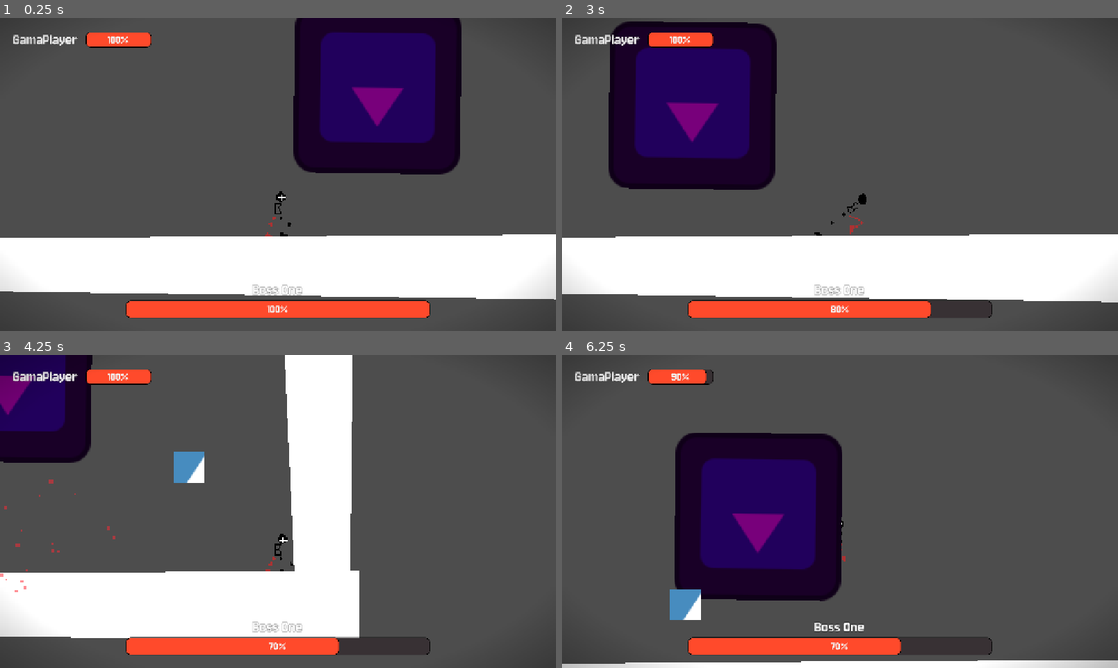
Above: before the commit, frames 1-4 (two rows, left to right).
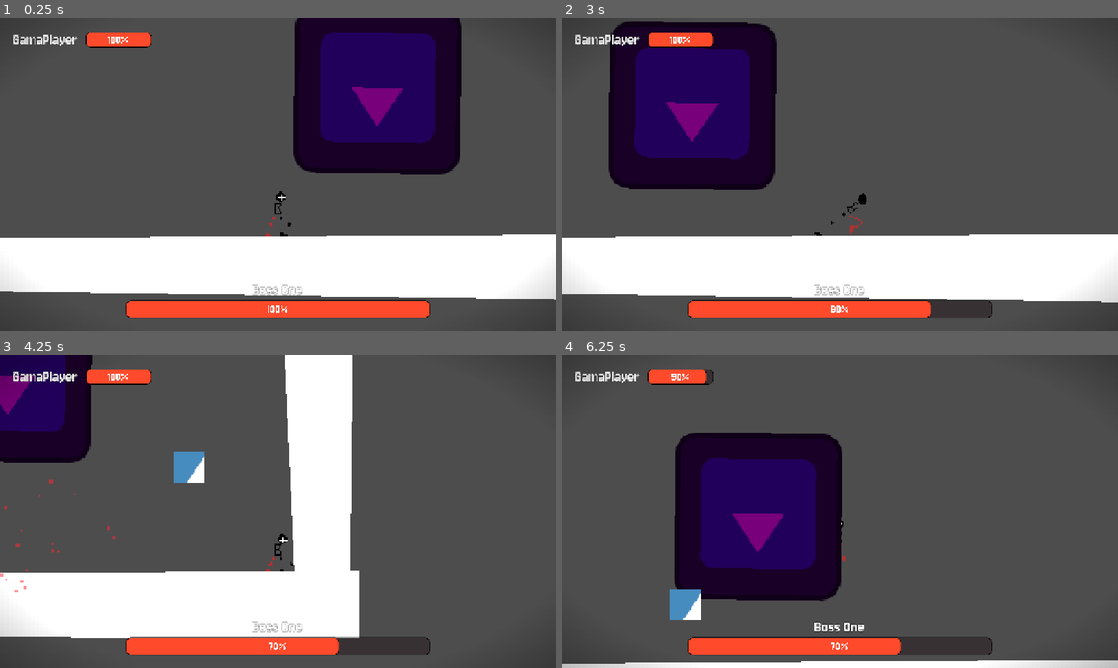
Above: after the commit, the same moments.

Repository: Jeremy-81/GamaBanda
Game: Godot game, scene res://scenes/boss_fight.tscn
Same seed, same stepped clock (60 frames per second), same inputs: the game is played once before the commit and once after it. This scene is started directly instead of the project's main scene. The engine's default icon, where the game draws it, is replaced by a stand-in: a white triangle on a blue panel in a dark square.
Inputs (mouse positions are in pixels of both pictures, inside the frame that each line leads up to):
- Up to frame 1 (0.25 s): no input
- Up to frame 2 (3 s): move the mouse to (962, 158) at 0.52 s; press the mouse at (962, 158) at 0.53 s; hold D (go_right) 0.53-2.03 s; tap Space (jump) at 0.77, 1.52 s; move the mouse to (728, 190) at 1.27 s; release the mouse at (728, 190) at 1.28 s; click (728, 190) at 1.35 s; move the mouse to (895, 105) at 2.02 s; press the mouse at (895, 105) at 2.03 s; hold A (go_left) 2.03-2.78 s; tap Shift (dash) at 2.1 s; move the mouse to (812, 237) at 2.77 s; release the mouse at (812, 237) at 2.78 s; hold D (go_right) from 2.78 s (still down); click (812, 237) at 2.85 s
- Up to frame 3 (4.25 s): keep holding D (go_right); tap Space (jump) at 3.02, 3.77 s; move the mouse to (444, 558) at 3.52 s; press the mouse at (444, 558) at 3.53 s
- Up to frame 4 (6.25 s): move the mouse to (673, 464) at 4.27 s; release D (go_right) at 4.28 s; release the mouse at (673, 464) at 4.28 s; hold A (go_left) 4.28-5.03 s; tap Shift (dash) at 4.35 s; tap Space (jump) at 4.52, 6.02 s; click (673, 464) at 4.55 s; move the mouse to (867, 511) at 5.02 s; press the mouse at (867, 511) at 5.03 s; hold D (go_right) 5.03-5.78 s; move the mouse to (756, 433) at 5.77 s; release the mouse at (756, 433) at 5.78 s; hold A (go_left) from 5.78 s (still down); click (756, 433) at 5.85 s

The runs differ from the first frame. In frame 1, 0.3% of the frame differs, in the area x 2-83%, y 0-95%; in frame 2, 0.3%; in frame 3, 0.3%; in frame 4, 0.3%, in the area x 2-55%, y 5-95%.

Commit message:
Added a simple tutorial scene

Diff:
--- a/project.godot
+++ b/project.godot
@@ -74,5 +74,6 @@
 
 [rendering]
 
+textures/canvas_textures/default_texture_filter=0
 rendering_device/driver.windows="d3d12"
 renderer/rendering_method="mobile"
--- /dev/null
+++ b/scenes/boss_attacks/hand_fall_attack/hand_fall_attack.gd
@@ -0,0 +1,7 @@
+extends Hitbox
+
+@export var fall_speed = 1000.0;
+
+func _physics_process(delta):
+	position.y += fall_speed * delta;
+	pass;
--- /dev/null
+++ b/scenes/boss_attacks/hand_fall_attack/hand_fall_attack.tscn
@@ -0,0 +1,22 @@
+[gd_scene format=3 uid="uid://bxhlr7x4n4rmk"]
+
+[ext_resource type="Script" uid="uid://k8eewg76tfs3" path="res://scenes/boss_attacks/hand_fall_attack/hand_fall_attack.gd" id="1_pya30"]
+[ext_resource type="Texture2D" uid="uid://61wvyl0hmq1o" path="res://icon.svg" id="2_ruhfv"]
+
+[sub_resource type="RectangleShape2D" id="RectangleShape2D_pya30"]
+size = Vector2(120, 40)
+
+[node name="HandFallAttack" type="Area2D" unique_id=258136374 node_paths=PackedStringArray("entity")]
+script = ExtResource("1_pya30")
+fall_speed = 3000.0
+entity = NodePath(".")
+damage = 50.0
+hit_on_touch = true
+metadata/_custom_type_script = "uid://ct2ao5y04qtji"
+
+[node name="Sprite2D" type="Sprite2D" parent="." unique_id=702656059]
+scale = Vector2(1, 0.435)
+texture = ExtResource("2_ruhfv")
+
+[node name="CollisionShape2D" type="CollisionShape2D" parent="." unique_id=299662463]
+shape = SubResource("RectangleShape2D_pya30")
--- /dev/null
+++ b/scenes/boss_attacks/laugh_attack/laugh_attack.gd
@@ -0,0 +1,28 @@
+extends Hitbox
+
+@export var speed : float = 2400.0;
+@export var lifetime : float = 1.0;
+@export var objective : Node2D;
+var direction : Vector2;
+
+func _ready():
+	$LifeTimer.start(lifetime - 0.4);
+	direction = global_position.direction_to(objective.global_position);
+	rotation = global_position.angle_to_point(objective.global_position);
+	if rotation_degrees > 90.0 or rotation_degrees < -90.0:
+		rotation += PI;
+	pass;
+
+func _physics_process(delta):
+	position += direction * delta * speed;
+	pass;
+
+
+func _on_life_timer_timeout():
+	var tween = get_tree().create_tween();
+	tween.tween_property($Label, "visible_ratio", 0.0, 0.4);
+	tween.parallel();
+	tween.tween_property(self, "modulate:a", 0.0, 0.4);
+	tween.tween_callback(queue_free);
+	tween.play();
+	pass;
--- /dev/null
+++ b/scenes/boss_attacks/laugh_attack/laugh_attack.tscn
@@ -0,0 +1,41 @@
+[gd_scene format=3 uid="uid://dtictd2rlmcds"]
+
+[ext_resource type="Script" uid="uid://c534fct84mkiw" path="res://scenes/boss_attacks/laugh_attack/laugh_attack.gd" id="1_d6gqr"]
+[ext_resource type="FontFile" uid="uid://chla6mhf6wpl0" path="res://assets/fonts/Jersey_10/Jersey10-Regular.ttf" id="2_326ms"]
+
+[sub_resource type="LabelSettings" id="LabelSettings_d6gqr"]
+font = ExtResource("2_326ms")
+font_size = 100
+outline_size = 12
+outline_color = Color(0, 0, 0, 1)
+shadow_size = 12
+shadow_color = Color(0, 0, 0, 1)
+shadow_offset = Vector2(0, 3.12)
+
+[sub_resource type="RectangleShape2D" id="RectangleShape2D_d6gqr"]
+size = Vector2(260, 60)
+
+[node name="LaughAttack" type="Area2D" unique_id=218304327]
+collision_layer = 0
+collision_mask = 0
+monitorable = false
+script = ExtResource("1_d6gqr")
+speed = 1000.0
+lifetime = null
+metadata/_custom_type_script = "uid://ct2ao5y04qtji"
+
+[node name="Label" type="Label" parent="." unique_id=52620194]
+grow_horizontal = 2
+grow_vertical = 2
+text = "HAHAHA"
+label_settings = SubResource("LabelSettings_d6gqr")
+horizontal_alignment = 1
+vertical_alignment = 1
+
+[node name="CollisionShape2D" type="CollisionShape2D" parent="." unique_id=1249291259]
+shape = SubResource("RectangleShape2D_d6gqr")
+
+[node name="LifeTimer" type="Timer" parent="." unique_id=612783027]
+one_shot = true
+
+[connection signal="timeout" from="LifeTimer" to="." method="_on_life_timer_timeout"]
--- /dev/null
+++ b/scenes/levels/backstage_1/backstage_1.gd
@@ -0,0 +1,33 @@
+extends Node
+
+func _ready():
+	$Player/CameraTransform.remote_path = $Camera2D.get_path();
+
+	for static_platform in $StaticPlatforms.get_children():
+		var platform_body := StaticBody2D.new();
+		var platform_collision := CollisionPolygon2D.new();
+		platform_collision.polygon = static_platform.polygon;
+		platform_body.add_child(platform_collision);
+		static_platform.add_child(platform_body);
+		pass;
+	pass;
+
+func _laught_circle_attack():
+	var laught_scene := preload("res://scenes/boss_attacks/laugh_attack/laugh_attack.tscn");
+	var attack_direction = Vector2.UP * 800.0;
+
+	for i in range(5):
+		var laught = laught_scene.instantiate();
+
+		laught.position = $Player.global_position + attack_direction.rotated(TAU / 5.0 * i);
+		laught.objective = $Player;
+		laught.lifetime = 800.0 / laught.speed * 1.5;
+
+		add_child(laught);
+
+	pass;
+
+
+func _on_hand_fall_timer_timeout():
+	_laught_circle_attack();
+	pass;
--- /dev/null
+++ b/scenes/levels/backstage_1/backstage_1.tscn
@@ -0,0 +1,93 @@
+[gd_scene format=3 uid="uid://coo7fviol5th3"]
+
+[ext_resource type="Script" uid="uid://dvrldnci314mb" path="res://scenes/levels/backstage_1/backstage_1.gd" id="1_ebnwq"]
+[ext_resource type="PackedScene" uid="uid://btg0d1sc8nd3r" path="res://scenes/objects/player/player.tscn" id="1_q63md"]
+[ext_resource type="Texture2D" uid="uid://bchj10suhlit2" path="res://assets/level/floor.png" id="3_7k31f"]
+[ext_resource type="Texture2D" uid="uid://brslvtbp3rqb6" path="res://assets/level/frame_off.png" id="4_rlj65"]
+[ext_resource type="Texture2D" uid="uid://56cat0h7lfsa" path="res://assets/level/frame_on.png" id="5_rlj65"]
+
+[sub_resource type="Animation" id="Animation_rlj65"]
+length = 0.001
+tracks/0/type = "value"
+tracks/0/imported = false
+tracks/0/enabled = true
+tracks/0/path = NodePath("FrameOn:modulate")
+tracks/0/interp = 1
+tracks/0/loop_wrap = true
+tracks/0/keys = {
+"times": PackedFloat32Array(0),
+"transitions": PackedFloat32Array(1),
+"update": 0,
+"values": [Color(1, 1, 1, 0)]
+}
+
+[sub_resource type="Animation" id="Animation_xf48k"]
+resource_name = "frame_blink"
+loop_mode = 1
+tracks/0/type = "value"
+tracks/0/imported = false
+tracks/0/enabled = true
+tracks/0/path = NodePath("FrameOn:modulate")
+tracks/0/interp = 1
+tracks/0/loop_wrap = true
+tracks/0/keys = {
+"times": PackedFloat32Array(0, 0.5, 1),
+"transitions": PackedFloat32Array(1, 3.732125, 1.4640931),
+"update": 0,
+"values": [Color(1, 1, 1, 1), Color(1, 1, 1, 0), Color(1, 1, 1, 1)]
+}
+
+[sub_resource type="AnimationLibrary" id="AnimationLibrary_pt1xq"]
+_data = {
+&"RESET": SubResource("Animation_rlj65"),
+&"frame_blink": SubResource("Animation_xf48k")
+}
+
+[node name="Backstage1" type="Node" unique_id=192916966]
+script = ExtResource("1_ebnwq")
+
+[node name="Player" parent="." unique_id=2105575625 instance=ExtResource("1_q63md")]
+position = Vector2(-2325, 372)
+
+[node name="Camera2D" type="Camera2D" parent="." unique_id=1538928803]
+zoom = Vector2(0.75, 0.75)
+
+[node name="StaticPlatforms" type="Node" parent="." unique_id=1097559836]
+
+[node name="Polygon2D" type="Polygon2D" parent="StaticPlatforms" unique_id=834708997]
+position = Vector2(-308, -23)
+color = Color(1, 1, 1, 0)
+polygon = PackedVector2Array(-1973, 589, 2562, 571, 2621, -978, 2842, -932, 2819, 801, -2208, 911, -2194, -927, -2107, -817)
+
+[node name="Polygon2D2" type="Polygon2D" parent="StaticPlatforms" unique_id=1145942782]
+polygon = PackedVector2Array(-1234, 327, -1004, 313, -1032, 589, -1229, 585)
+
+[node name="Back" type="Parallax2D" parent="." unique_id=1750456039]
+metadata/_edit_lock_ = true
+
+[node name="Sprite2D" type="Sprite2D" parent="Back" unique_id=913168728]
+scale = Vector2(4, 4)
+texture = ExtResource("3_7k31f")
+metadata/_edit_lock_ = true
+
+[node name="Front" type="Parallax2D" parent="." unique_id=1986818313]
+metadata/_edit_lock_ = true
+
+[node name="FrameOff" type="Sprite2D" parent="Front" unique_id=231921046]
+scale = Vector2(4, 4)
+texture = ExtResource("4_rlj65")
+metadata/_edit_lock_ = true
+
+[node name="FrameOn" type="Sprite2D" parent="Front" unique_id=1758273274]
+modulate = Color(1, 1, 1, 0)
+scale = Vector2(4, 4)
+texture = ExtResource("5_rlj65")
+metadata/_edit_lock_ = true
+
+[node name="AnimationPlayer" type="AnimationPlayer" parent="Front" unique_id=951855509]
+libraries/ = SubResource("AnimationLibrary_pt1xq")
+
+[node name="HandFallTimer" type="Timer" parent="." unique_id=8882749]
+autostart = true
+
+[connection signal="timeout" from="HandFallTimer" to="." method="_on_hand_fall_timer_timeout"]
--- a/scenes/objects/components/hitbox.gd
+++ b/scenes/objects/components/hitbox.gd
@@ -51,6 +51,5 @@
 
 func _hit_on_touch(area : Area2D):
 	if area is Hurtbox:
-		print(area);
 		deal_damage(area);
 	pass;
Binary file added: assets/level/floor.png
Not shown, added: assets/level/floor.png.import
Binary file added: assets/level/frame_off.png
Not shown, added: assets/level/frame_off.png.import
Binary file added: assets/level/frame_on.png
Not shown, added: assets/level/frame_on.png.import
Binary file added: assets/level/public_chair.png
Not shown, added: assets/level/public_chair.png.import
Binary file added: assets/level/single_chair.png
Not shown, added: assets/level/single_chair.png.import
Not shown, added: scenes/boss_attacks/hand_fall_attack/hand_fall_attack.gd.uid
Not shown, added: scenes/boss_attacks/laugh_attack/laugh_attack.gd.uid
(and 1 more such lines)
